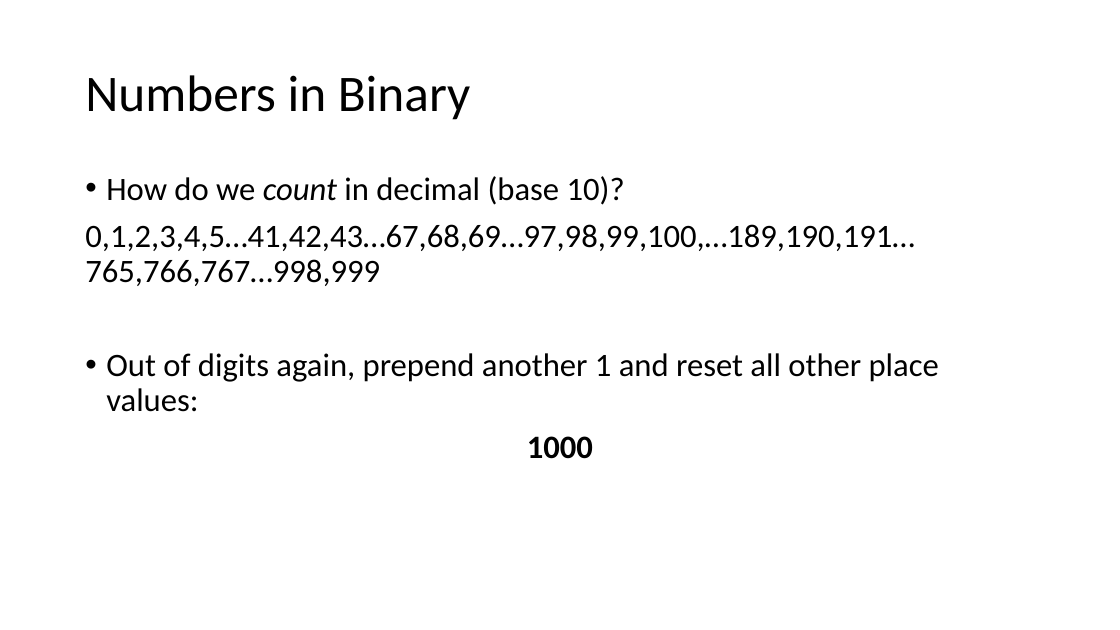
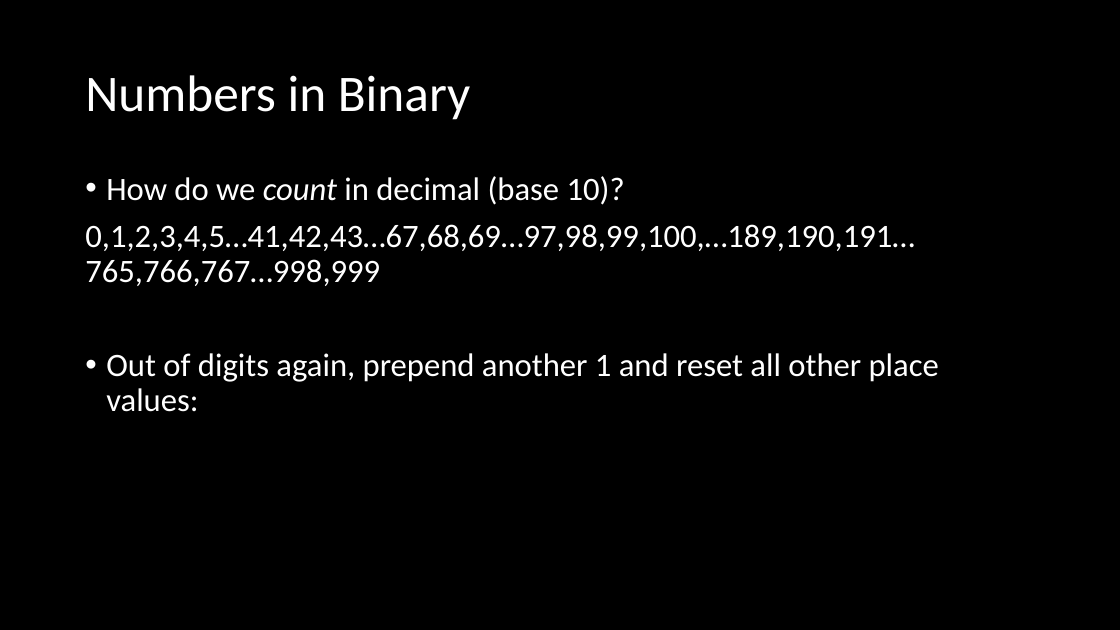
Before and after one commit to MrJoshGross/Course-Curricular-Material, a slide deck: slide 35 of wip/Lecture 3 - Representing Numbers in Binary.pptx (slide 34 before the commit). Drawn at 1120x630 pixels with LibreOffice and Linux fonts; fonts in the diff are those of the drawing. Boxes give left, top, right and bottom in pixels: in the first picture for what was removed or moved away, otherwise in the second. Text is boxed around its words. In the diff, an @@ line names an element or a change of style, - is before the commit and + after.

Commit message:
Update Lecture 3 - Representing Numbers in Binary.pptx
finished binary representation lecture

```diff
--- a/wip/Lecture 3 - Representing Numbers in Binary.pptx
+++ b/wip/Lecture 3 - Representing Numbers in Binary.pptx
@@ background #FFFFFF to #000000 @@
@@ title "Numbers in Binary" at bbox=[85, 75, 470, 120]: text colour #000000 to #FFFFFF @@
@@ text "How do we count in ..." at bbox=[85, 176, 939, 412]: text colour #000000 to #FFFFFF @@
@@ text at bbox=[527, 436, 593, 459]: paragraph removed @@
-1000
```
Also in this commit, not shown: 106 other slides changed, 69 slides added.
